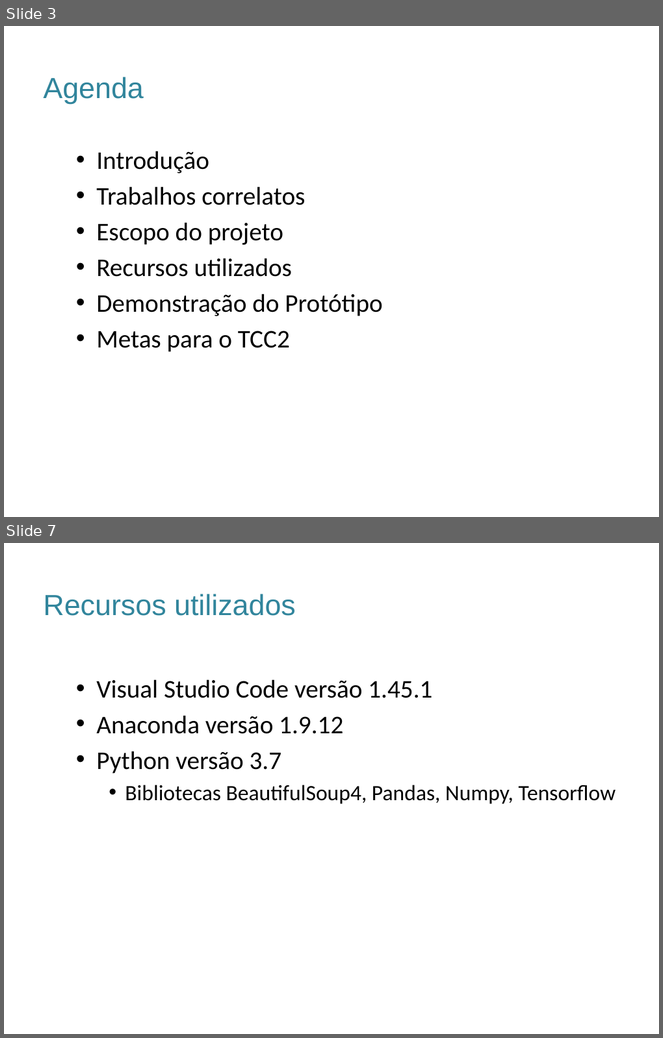
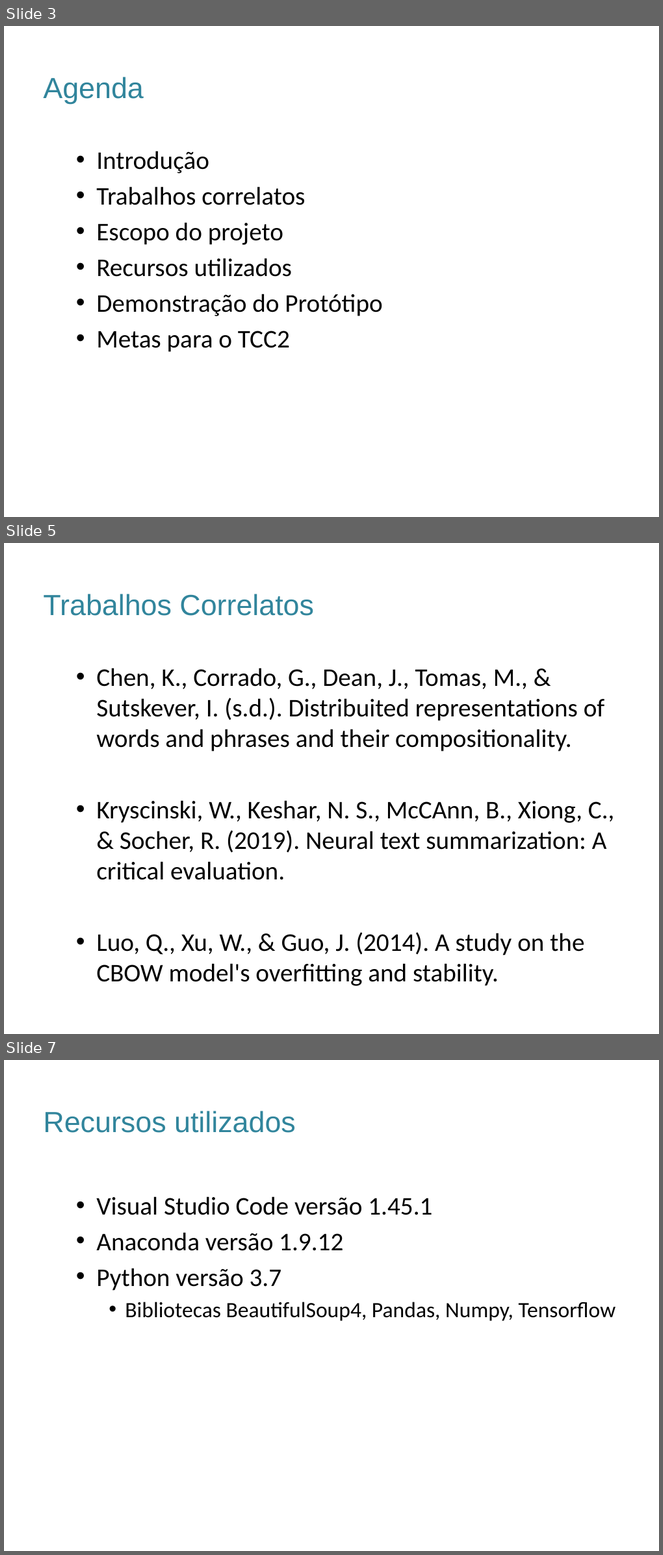
Before and after one commit to rdruzian/TCC-Sumarizacao, a slide deck: Documentos/ModeloApresentaçãoFacens_Sugestão.pptx. Shown one above the other, each under a label of ours: slides 3 and 7 before the commit, slides 3, 5 and 7 after it; the slides between them are not shown. The pictures are 663x1038 and 663x1555 pixels, drawn with LibreOffice and Linux fonts; fonts in the diff are those of the drawing; background and template pictures are left out. Boxes give left, top, right and bottom in pixels: in the first picture for what was removed or moved away, otherwise in the second. Text is boxed around its words. In the diff, an @@ line names an element or a change of style, - is before the commit and + after.

```diff
--- a/Documentos/ModeloApresentaçãoFacens_Sugestão.pptx
+++ b/Documentos/ModeloApresentaçãoFacens_Sugestão.pptx
@@ slide 5 added at bbox=[4, 543, 659, 1034], background picture (left out) @@
@@ title added at bbox=[43, 594, 314, 616], 32 pt, text #31859C @@
+Trabalhos Correlatos
@@ text added at bbox=[96, 668, 615, 986], 28 pt, text #000000 @@
+  • Chen, K., Corrado, G., Dean, J., Tomas, M., & Sutskever, I. (s.d.). Distribuited representations of words and phrases and their compositionality.
+  • Kryscinski, W., Keshar, N. S., McCAnn, B., Xiong, C., & Socher, R. (2019). Neural text summarization: A critical evaluation.
+  • Luo, Q., Xu, W., & Guo, J. (2014). A study on the CBOW model's overfitting and stability.
```
Also in this commit, not shown: 3 slides changed, 1 other slide added, 1 slide removed, 2 other files.
